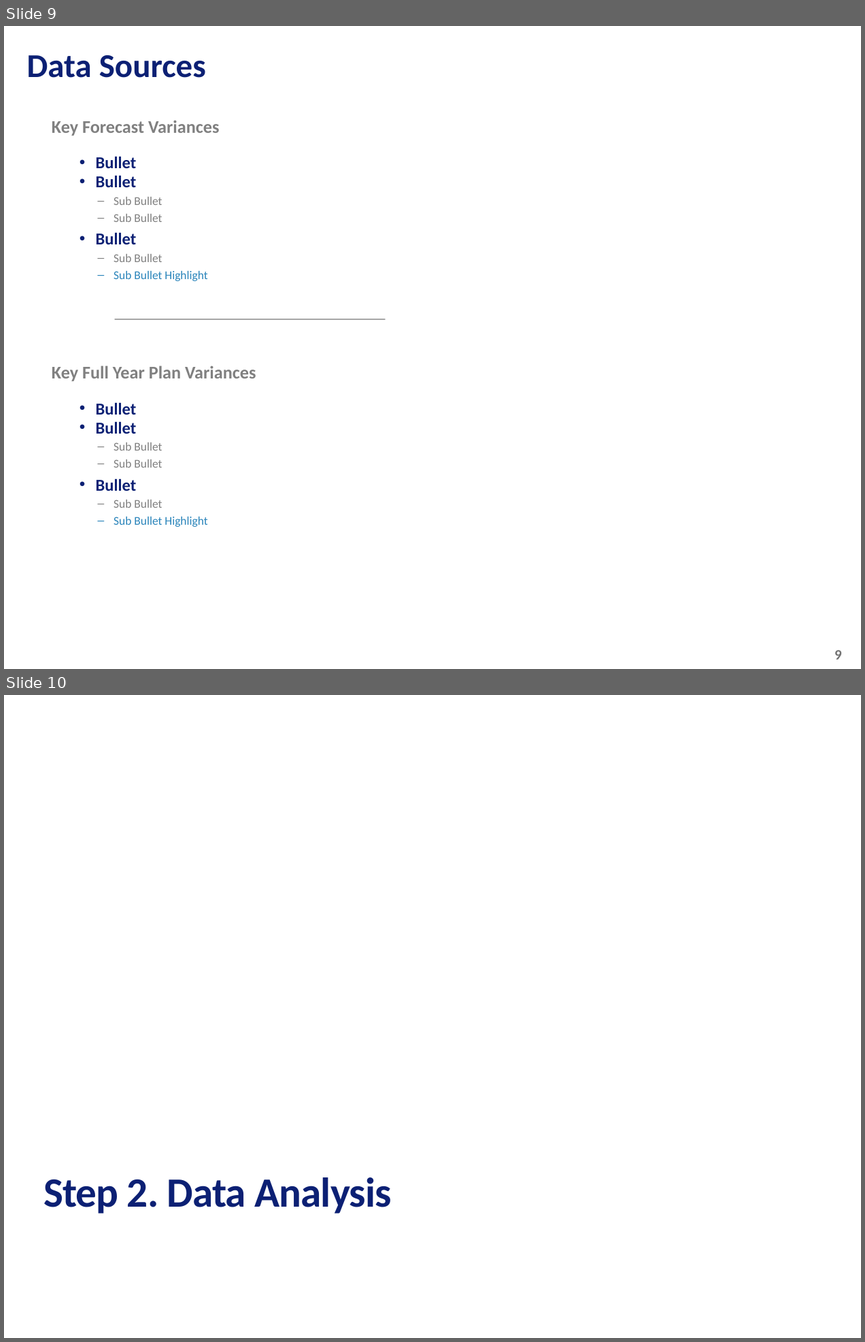
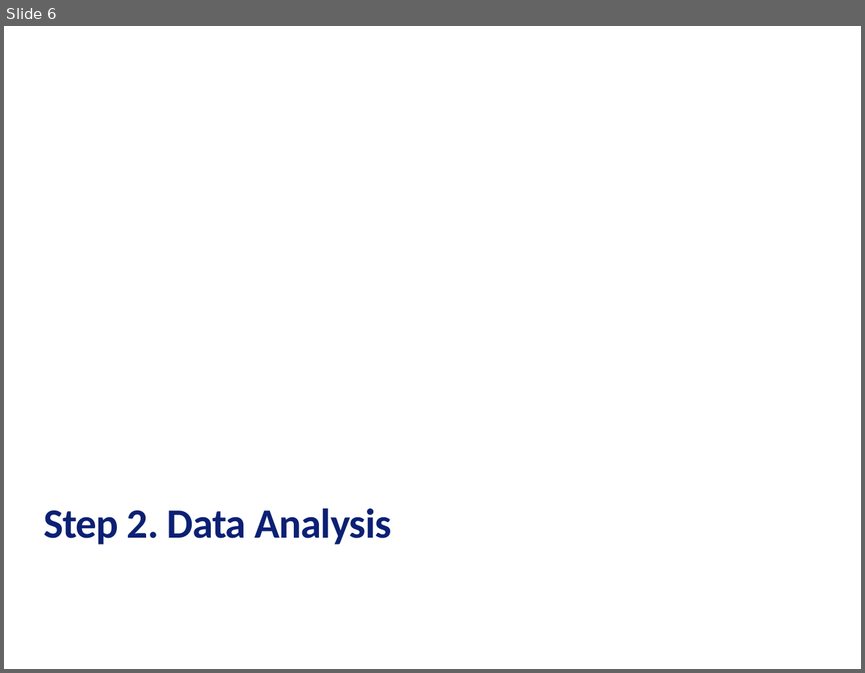
Before and after one commit to tiascott01/07_GroupProject1, a slide deck: Data Presentation.pptx. Shown one above the other, each under a label of ours: slides 9 and 10 before the commit, slide 6 after it. The pictures are 865x1342 and 865x673 pixels, drawn with LibreOffice and Linux fonts; fonts in the diff are those of the drawing; background and template pictures are left out. Boxes give left, top, right and bottom in pixels: in the first picture for what was removed or moved away, otherwise in the second. Text is boxed around its words. In the diff, an @@ line names an element or a change of style, - is before the commit and + after.

```diff
--- a/Data Presentation.pptx
+++ b/Data Presentation.pptx
@@ slide 9 removed at (4, 26, 861, 669), background picture (left out) @@
@@ title removed at (27, 55, 206, 78) @@
-Data Sources
@@ text removed at (52, 120, 219, 135) @@
-Key Forecast Variances
@@ text removed at (96, 156, 207, 281) @@
-• Bullet
-• Bullet
-‒ Sub Bullet
-‒ Sub Bullet
-• Bullet
-‒ Sub Bullet
-‒ Sub Bullet Highlight
@@ line removed from (384, 319) to (116, 319) @@
@@ text removed at (52, 365, 256, 381) @@
-Key Full Year Plan Variances
@@ text removed at (96, 402, 207, 526) @@
-• Bullet
-• Bullet
-‒ Sub Bullet
-‒ Sub Bullet
-• Bullet
-‒ Sub Bullet
-‒ Sub Bullet Highlight
@@ page number removed at (834, 650, 842, 659) @@
-9
@@ what was slide 10 is now slide 6 @@
```
Also in this commit, not shown: 1 slide changed, 12 slides added, 3 other slides removed.
